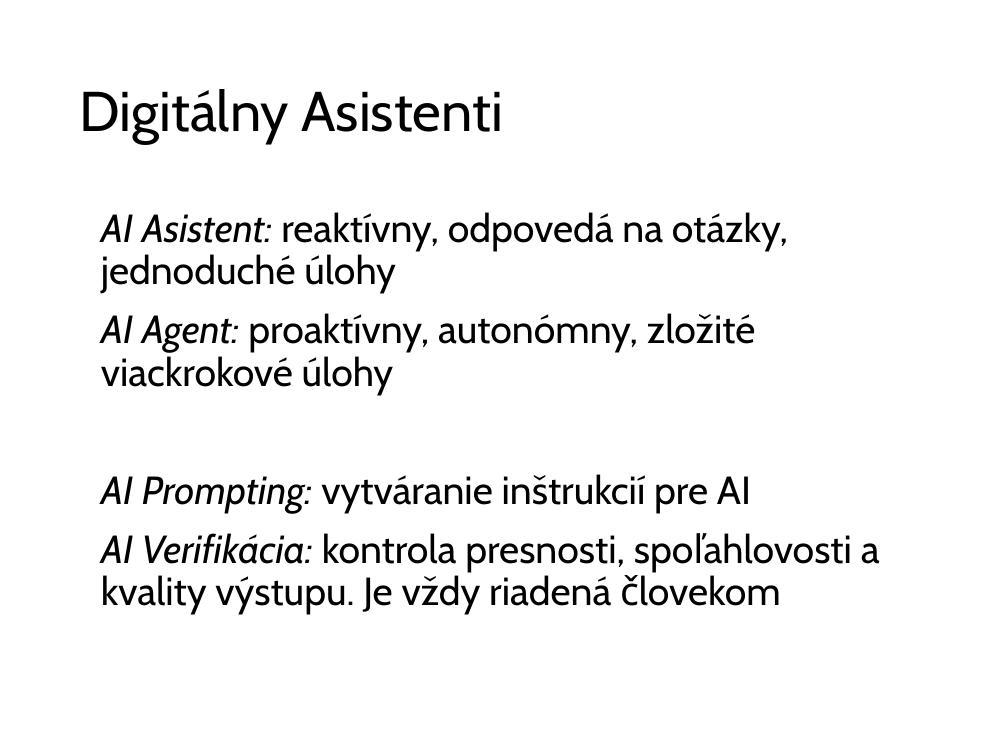
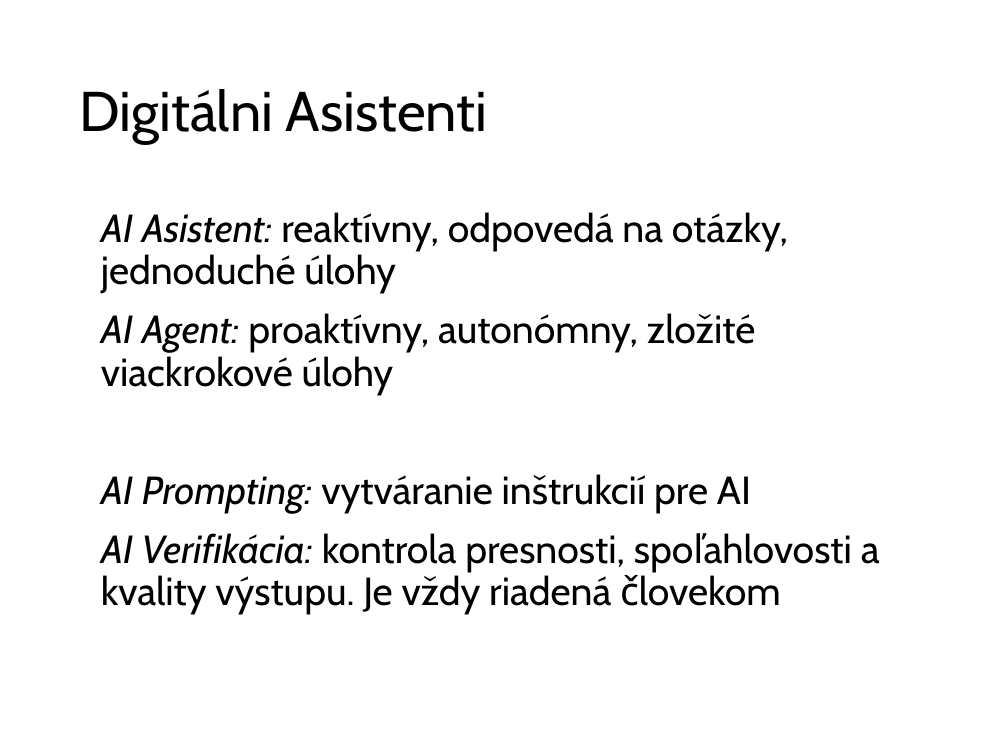
Before and after one commit to wagjo/oop, a slide deck: slide 3 of prezentacie/t01.pptx. Drawn at 1008x756 pixels with LibreOffice and Linux fonts; fonts in the diff are those of the drawing. Boxes give left, top, right and bottom in pixels: in the first picture for what was removed or moved away, otherwise in the second. Text is boxed around its words. In the diff, an @@ line names an element or a change of style, - is before the commit and + after.

```diff
--- a/prezentacie/t01.pptx
+++ b/prezentacie/t01.pptx
@@ title at (79, 89, 487, 143): text changed @@
-Digitálny Asistenti
+Digitálni Asistenti
```
Also in this commit, not shown: 2 other slides changed, 4 other files.
